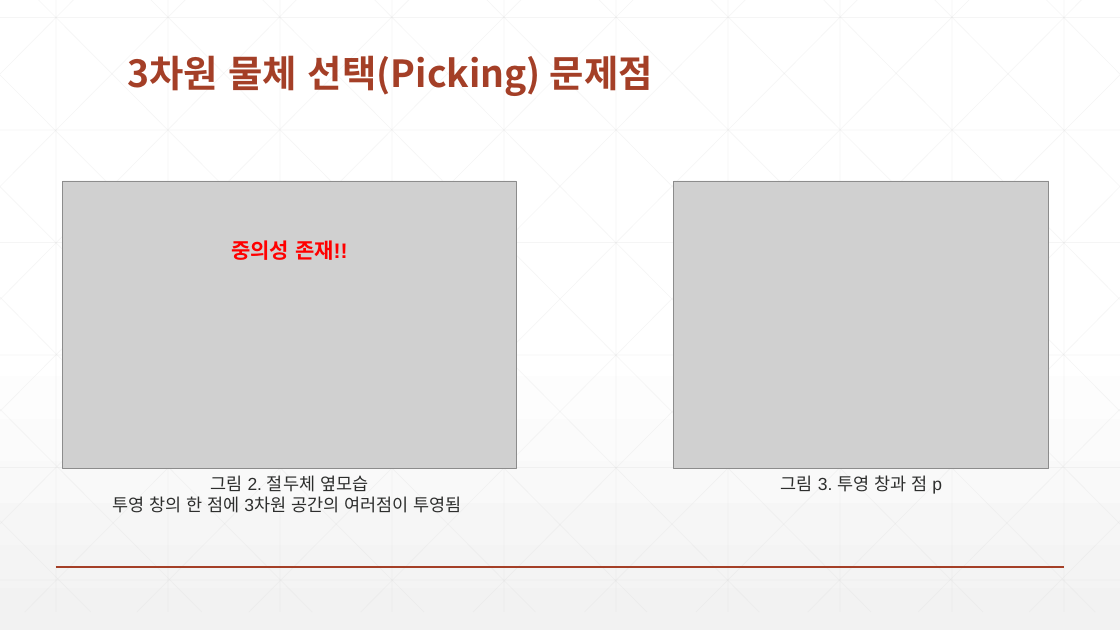
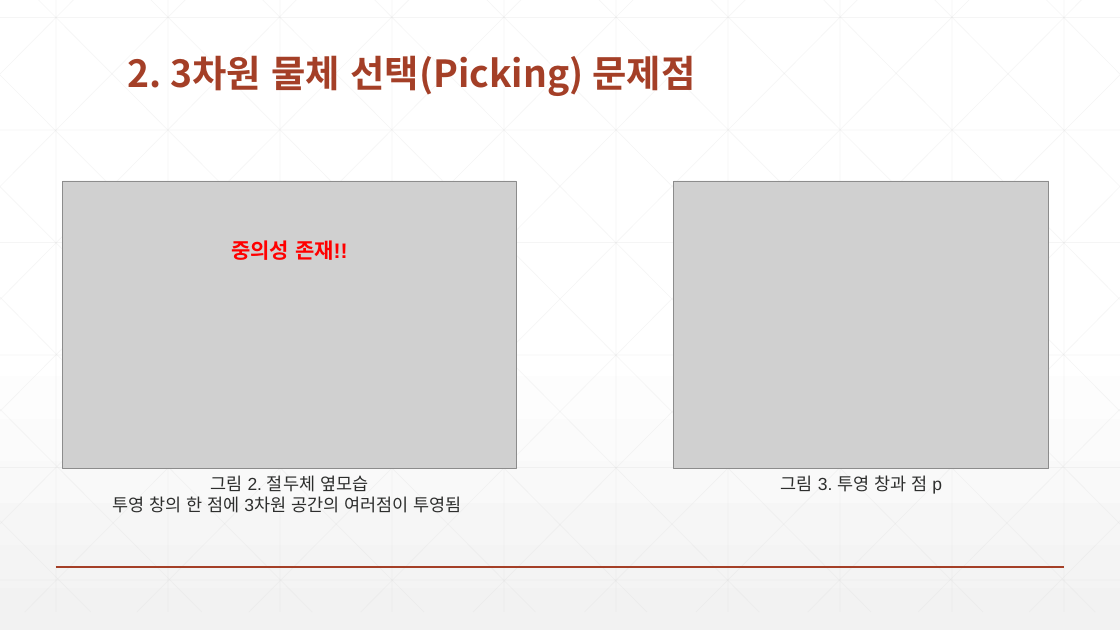
Before and after one commit to earthboom/CodingStudy, a slide deck: slide 4 of Common/Chapter17 Picking.pptx. Drawn at 1120x630 pixels with LibreOffice and Linux fonts; fonts in the diff are those of the drawing; grey boxes stand for pictures. Boxes give left, top, right and bottom in pixels: in the first picture for what was removed or moved away, otherwise in the second. Text is boxed around its words. In the diff, an @@ line names an element or a change of style, - is before the commit and + after.

Commit message:
00:22 Chapter 17 Picking PPT Upload2(PGW)

```diff
--- a/Common/Chapter17 Picking.pptx
+++ b/Common/Chapter17 Picking.pptx
@@ title at [127, 55, 695, 96]: text changed @@
-3차원 물체 선택(Picking) 문제점
+2. 3차원 물체 선택(Picking) 문제점
```
Also in this commit, not shown: 1 other slide changed, 2 slides added.
